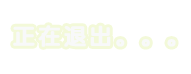
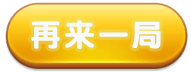
Before/after of a 191×74 layered artwork. What changed in the layer stack:
added layer "正在退出" (1st of 2) above "正在退出" over (x1=31, y1=20, x2=161, y2=49)
renamed "返回大厅" to "正在退出", hid it over (x1=13, y1=25, x2=176, y2=47)
showed "图层 1" over (x1=5, y1=2, x2=188, y2=72)
